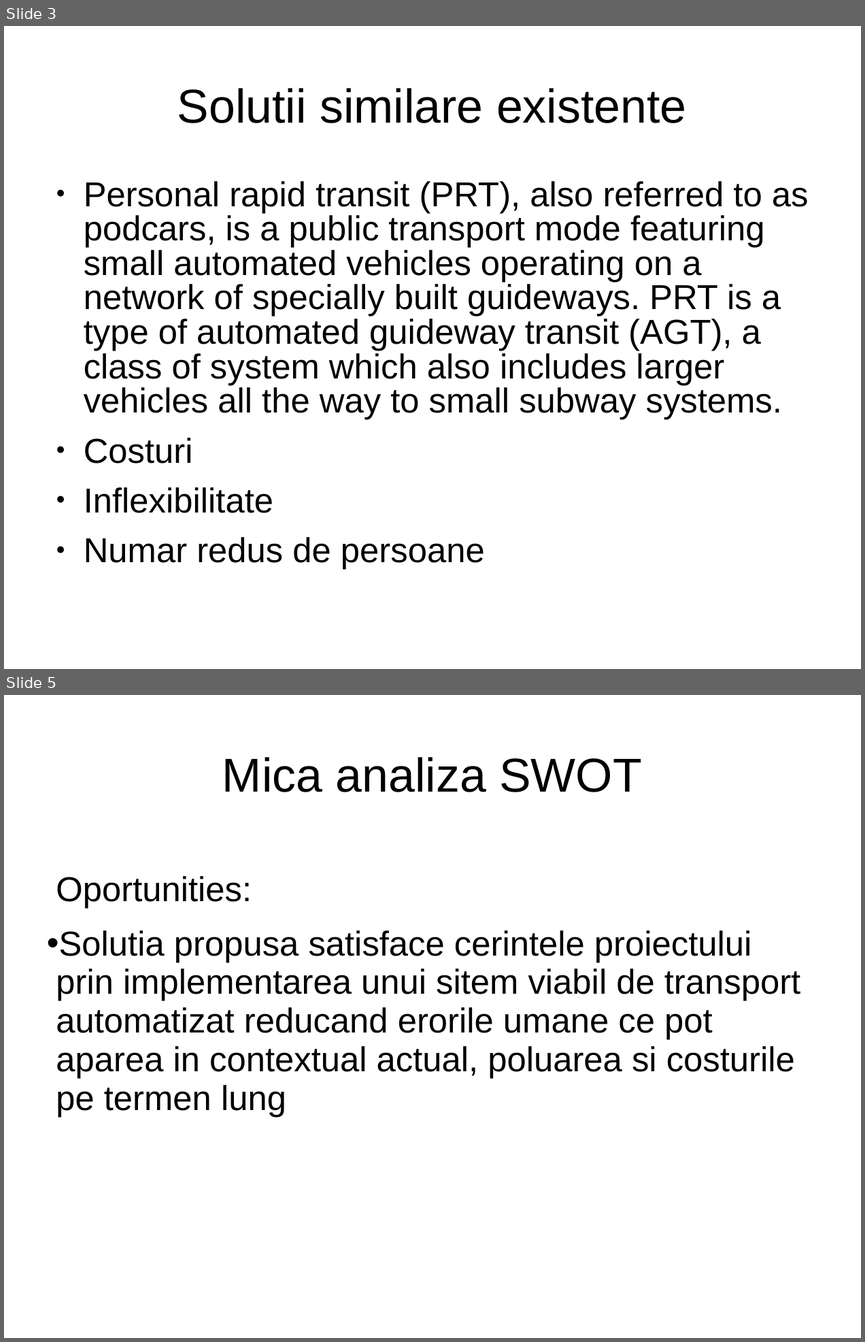
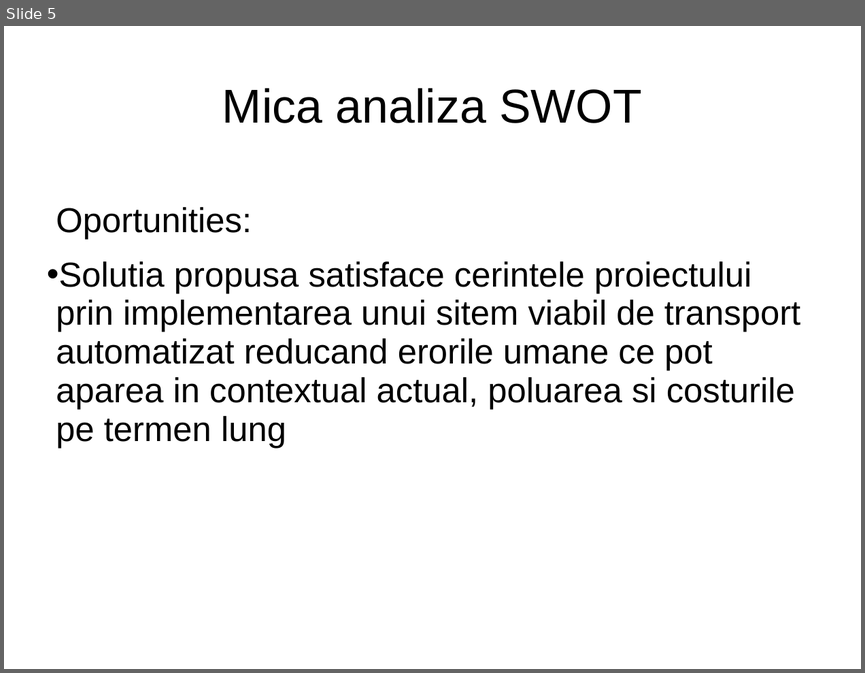
Before and after one commit to astef001/oc2016, a slide deck: TemplateTema-W1-2.ppt. Shown one above the other, each under a label of ours: slides 3 and 5 before the commit, slide 5 after it; the slides between them are not shown. The pictures are 865x1342 and 865x673 pixels, drawn with LibreOffice and Linux fonts; fonts in the diff are those of the drawing. Boxes give left, top, right and bottom in pixels: in the first picture for what was removed or moved away, otherwise in the second. Text is boxed around its words. In the diff, an @@ line names an element or a change of style, - is before the commit and + after.

```diff
--- a/TemplateTema-W1-2.ppt
+++ b/TemplateTema-W1-2.ppt
@@ slide 3 removed at [4, 26, 861, 669], background #FFFFFF @@
@@ title removed at [177, 88, 686, 123] @@
-Solutii similare existente
@@ text removed at [84, 181, 808, 569] @@
-● Personal rapid transit (PRT), also referred to as podcars, is a public transport mode featuring small automated vehicles operating on a network of specially built guideways. PRT is a type of automated guideway transit (AGT), a class of system which also includes larger vehicles all the way to small subway systems.
-● Costuri
-● Inflexibilitate
-● Numar redus de persoane
```
Also in this commit, not shown: 4 slides changed, 1 slide added.
